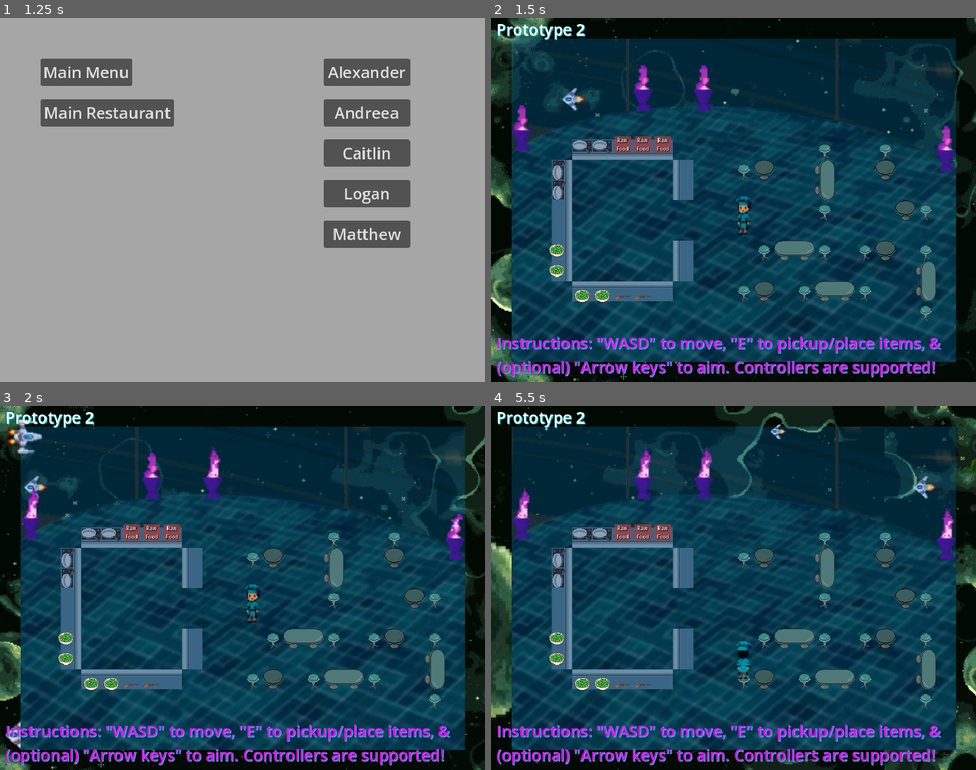
Above: before the commit, frames 1-4 (two rows, left to right).
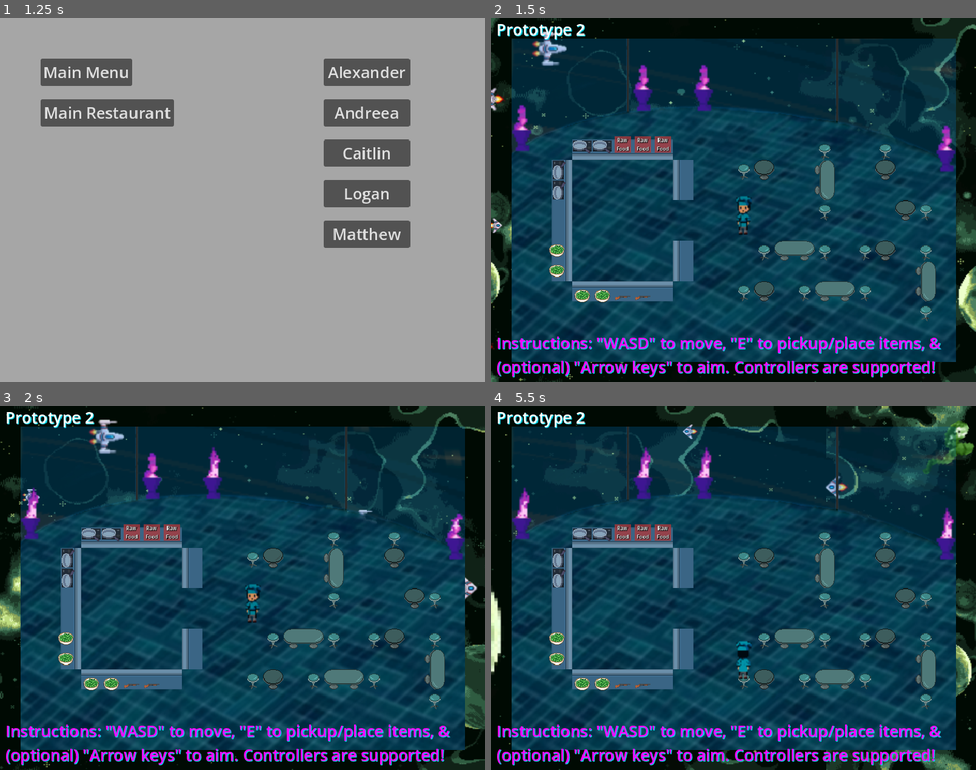
Above: after the commit, the same moments.

Repository: Alexander-Worley/Outer-Plates
Game: Godot game, scene res://Scenes/MainMenu/mainMenu.tscn
The game is run twice, just before and just after one commit, with the same random seed, the same clock (stepped at 60 frames per second) and the same inputs.
Inputs (mouse positions are in pixels of both pictures, inside the frame that each line leads up to):
- Up to frame 1 (1.25 s): click (242, 261) at 0.5 s
- Up to frame 2 (1.5 s): click "Main Restaurant" at 1.25 s
- Up to frame 3 (2 s): no input
- Up to frame 4 (5.5 s): hold Right (face_right) 2.03-2.78 s; hold E (pickup) 2.03-2.78 s; hold S (down) 2.78-3.53 s; tap E (pickup) at 2.85, 4.35 s; hold Right (face_right) 3.53-4.28 s; hold E (pickup) 3.53-4.28 s; hold Up (face_up) 4.28-5.03 s; hold Left (face_left) from 5.03 s (still down); hold E (pickup) from 5.03 s (still down)

Frame 1 is identical in both runs. In frame 2, 6.0% of the frame differs, in the area x 0-100%, y 0-100%; in frame 3, 5.7%; in frame 4, 8.8%.

Commit message:
Exported Prototype 2 Build

Diff:
--- a/Scenes/Restaurant/restaurant.tscn
+++ b/Scenes/Restaurant/restaurant.tscn
@@ -17,7 +17,7 @@
 [node name="Environment" type="Node2D" parent="."]
 
 [node name="Background" parent="Environment" instance=ExtResource("1_t7iru")]
-scroll_offset = Vector2(-420595, 0)
+scroll_offset = Vector2(-558920, 0)
 Planet = "Green Planet"
 
 [node name="Prototype 2" type="Label" parent="Environment/Background"]
Not shown, added: Builds/Outer_Plates_Prototype2.zip
